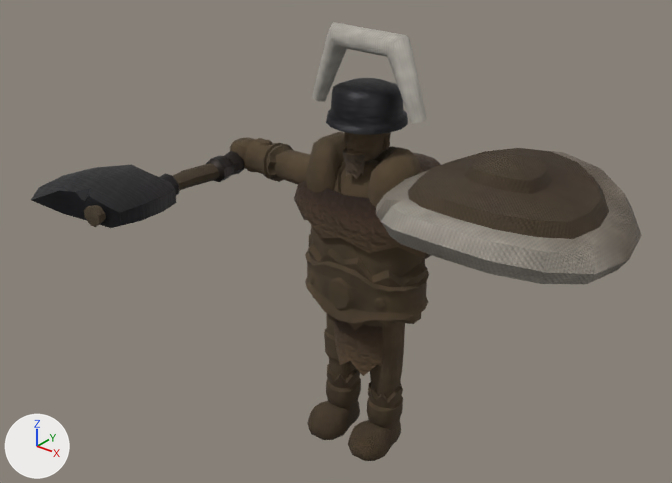
Before and after pictures for a commit that changed the glTF model csharp/Unciv.Godot/Packs/units/models/unit/Marauder.glb.
Camera for both pictures: a camera (50 mm lens) standing at (1.132, -1.524, 1.443) and looking at (-0.013, -0.094, 0.556). The lights are fixed; the arrows at lower left show +X, +Y and +Z. The older version comes first. Where no turn or scale is listed for an object, it has been applied to the vertices. Vertices at exactly the same position are counted once.

In view in the first picture: '1H_Axe', 'Barbarian_Round_Shield', 'Warrior'.
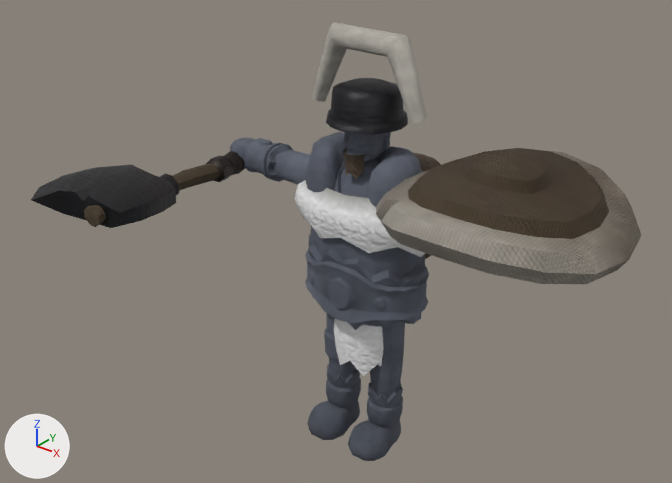
Pixel boxes [x1, y1, x2, y2] of what changed, in the pictures (672 x 483 px):
part 1 of me_mesh_skinned, recoloured (brown to grey): [230, 132, 429, 376] in both
part 2 of me_mesh_skinned, recoloured (brown to grey): [233, 132, 429, 461] in both

What the commit changed:
me_mesh_skinned has 2651 vertices, 4877 faces and spans x -0.401..0.401, y -0.11..0.243, z 0.011..1.018.
me_mesh_skinned is used by ob_warrior; location (0.0, 0.0, -0.011).
me_mesh_skinned part 1: 2041 faces centred in x -0.399..0.401, y -0.102..0.1, z 0.258..0.86 are repainted in the vertex colours; the middle colour goes from brown #5d4d35 to grey #696e7c.
me_mesh_skinned part 2: 2184 faces centred in x -0.401..0.401, y -0.109..0.097, z 0.012..0.837 are repainted in the vertex colours; the middle colour goes from brown #564732 to grey #606572.
